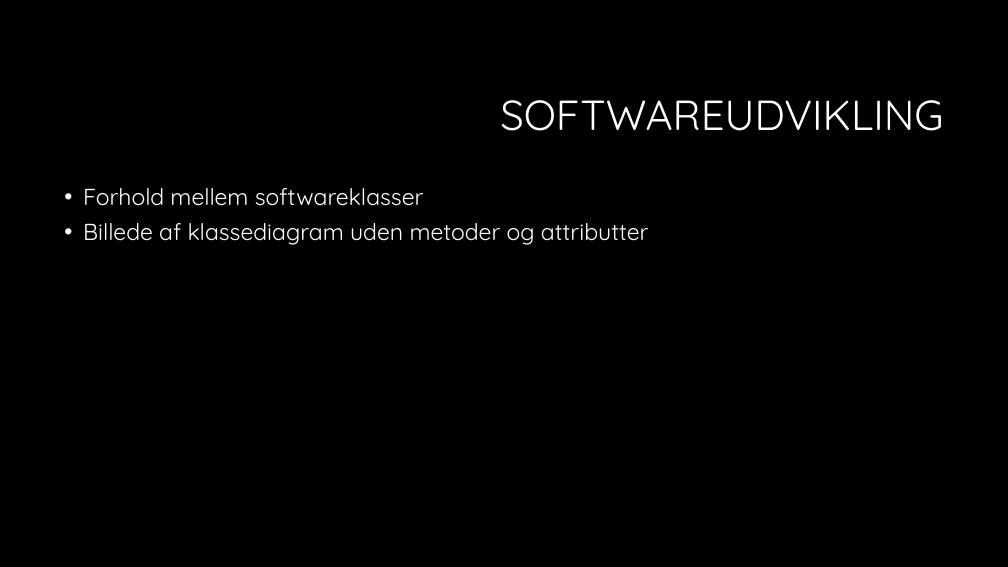
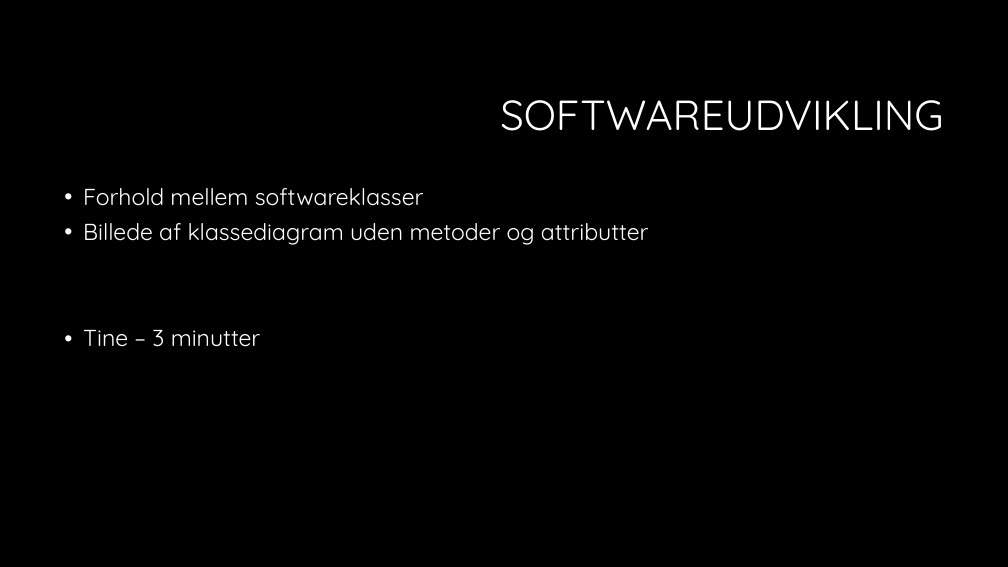
Before and after one commit to sarakirkeby/Semester-Projekt-3, a slide deck: slide 7 of Bifiler til projekt/Semesterprojekt 3.pptx. Drawn at 1008x567 pixels with LibreOffice and Linux fonts; fonts in the diff are those of the drawing; background and template pictures are left out. Boxes give left, top, right and bottom in pixels: in the first picture for what was removed or moved away, otherwise in the second. Text is boxed around its words. In the diff, an @@ line names an element or a change of style, - is before the commit and + after.

```diff
--- a/Bifiler til projekt/Semesterprojekt 3.pptx
+++ b/Bifiler til projekt/Semesterprojekt 3.pptx
@@ text at box(83, 330, 261, 347): paragraph added @@
+• Tine – 3 minutter
```
Also in this commit, not shown: 8 other slides changed.
